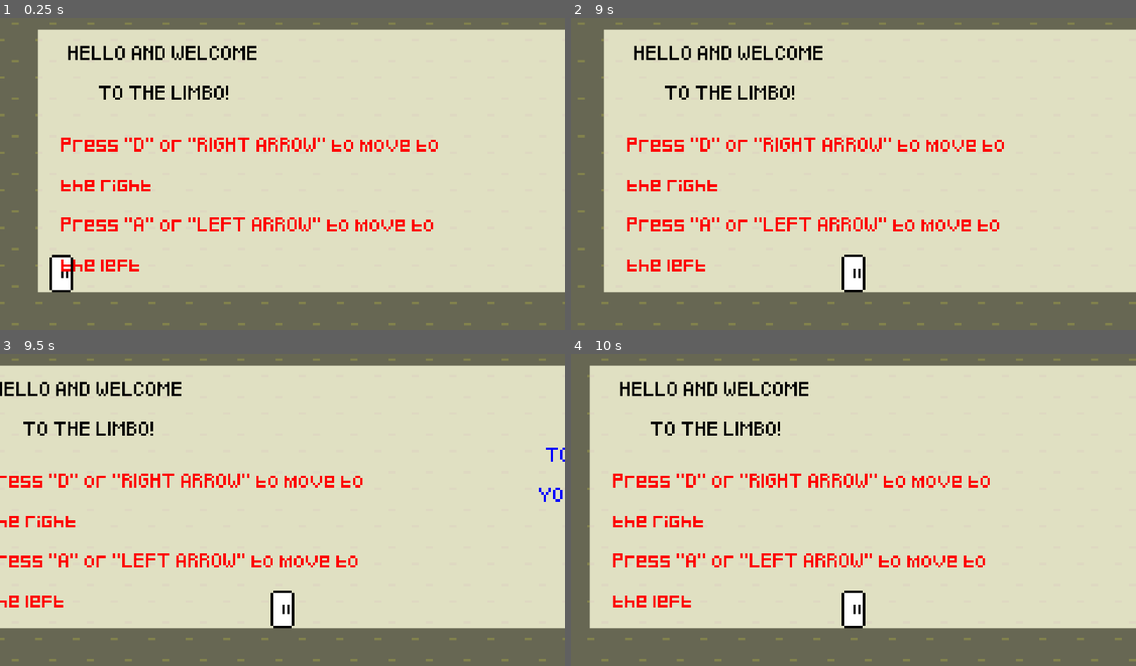
Above: before the commit, frames 1-4 (two rows, left to right).
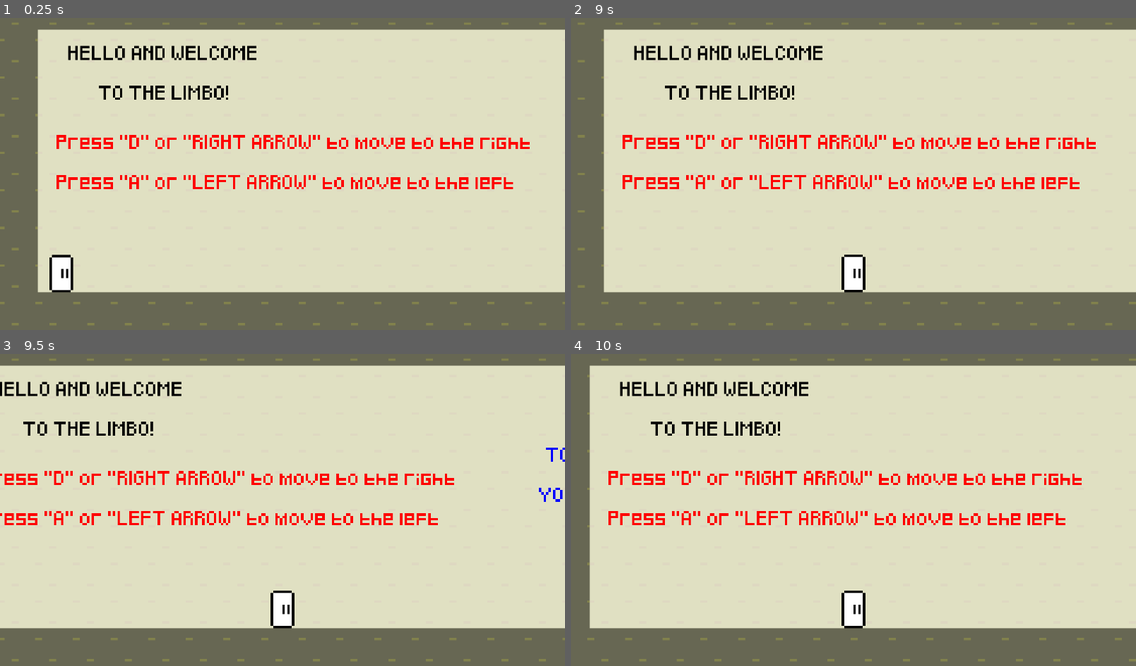
Above: after the commit, the same moments.

Repository: heitortetznerpereira/GGJ2026
Game: Godot game, scene res://maps/tutorial/tutorial.tscn
Same seed, same stepped clock (60 frames per second), same inputs: the game is played once before the commit and once after it. This scene is started directly instead of the project's main scene.
Inputs (mouse positions are in pixels of both pictures, inside the frame that each line leads up to):
- Up to frame 1 (0.25 s): no input
- Up to frame 2 (9 s): tap D (move_right) at 0.5, 2.75 s; move the mouse to (977, 155) at 0.52 s; hold D (move_right) 0.53-2.03 s; click (977, 155) at 0.6 s; tap W (move_up) at 0.77, 1.52, 3.02, 3.77, 4.52, 6.02, 6.77, 7.52 s; move the mouse to (740, 186) at 1.27 s; tap Space (interact) every 1.5 s from 1.35 to 8.85 s; move the mouse to (910, 102) at 2.02 s; hold Left (move_left) 2.03-2.78 s; click (910, 102) at 2.1 s; move the mouse to (825, 236) at 2.77 s; hold D (move_right) 2.78-4.28 s; move the mouse to (1023, 217) at 3.52 s; click (1023, 217) at 3.6 s; move the mouse to (684, 124) at 4.27 s; hold Left (move_left) 4.28-5.03 s; move the mouse to (881, 170) at 5.02 s; hold D (move_right) 5.03-5.78 s; click (881, 170) at 5.1 s; move the mouse to (768, 92) at 5.77 s; hold Left (move_left) 5.78-7.28 s; move the mouse to (977, 155) at 6.52 s; click (977, 155) at 6.6 s; move the mouse to (740, 186) at 7.27 s; hold D (move_right) from 7.28 s (still down); move the mouse to (910, 102) at 8.02 s; click (910, 102) at 8.1 s; move the mouse to (825, 236) at 8.77 s
- Up to frame 3 (9.5 s): keep holding D (move_right); tap W (move_up) at 9.02 s
- Up to frame 4 (10 s): move the mouse to (1023, 553) at 9.52 s; release D (move_right) at 9.53 s; hold Left (move_left) from 9.53 s (still down); click (1023, 553) at 9.6 s; tap W (move_up) at 9.77 s

The runs differ from the first frame. In frame 1, 4.6% of the frame differs, in the area x 10-94%, y 37-82%; in frame 2, 4.7%; in frame 3, 4.4%; in frame 4, 4.7%, in the area x 6-91%, y 37-82%.

Commit message:
muda tutorial

Diff:
--- a/maps/tutorial/tutorial.tscn
+++ b/maps/tutorial/tutorial.tscn
@@ -46,10 +46,10 @@
 autowrap_mode = 3
 
 [node name="press D" type="Label" parent="labels" unique_id=1057114169]
-offset_left = 26.0
-offset_top = -87.0
-offset_right = 194.0
-offset_bottom = -5.0
+offset_left = 24.0
+offset_top = -88.0
+offset_right = 238.0
+offset_bottom = -6.0
 theme_override_colors/font_color = Color(1, 0, 0, 1)
 text = "Press \"D\" or \"RIGHT ARROW\" to move to the right
 Press \"A\" or \"LEFT ARROW\" to move to the left "
